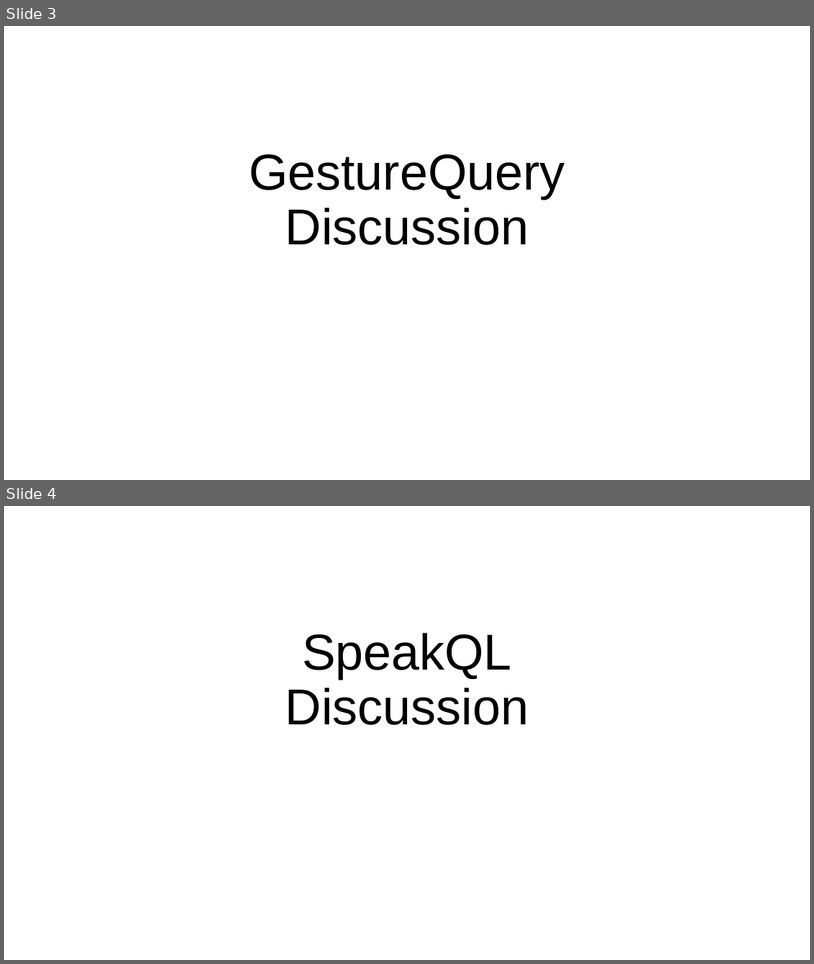
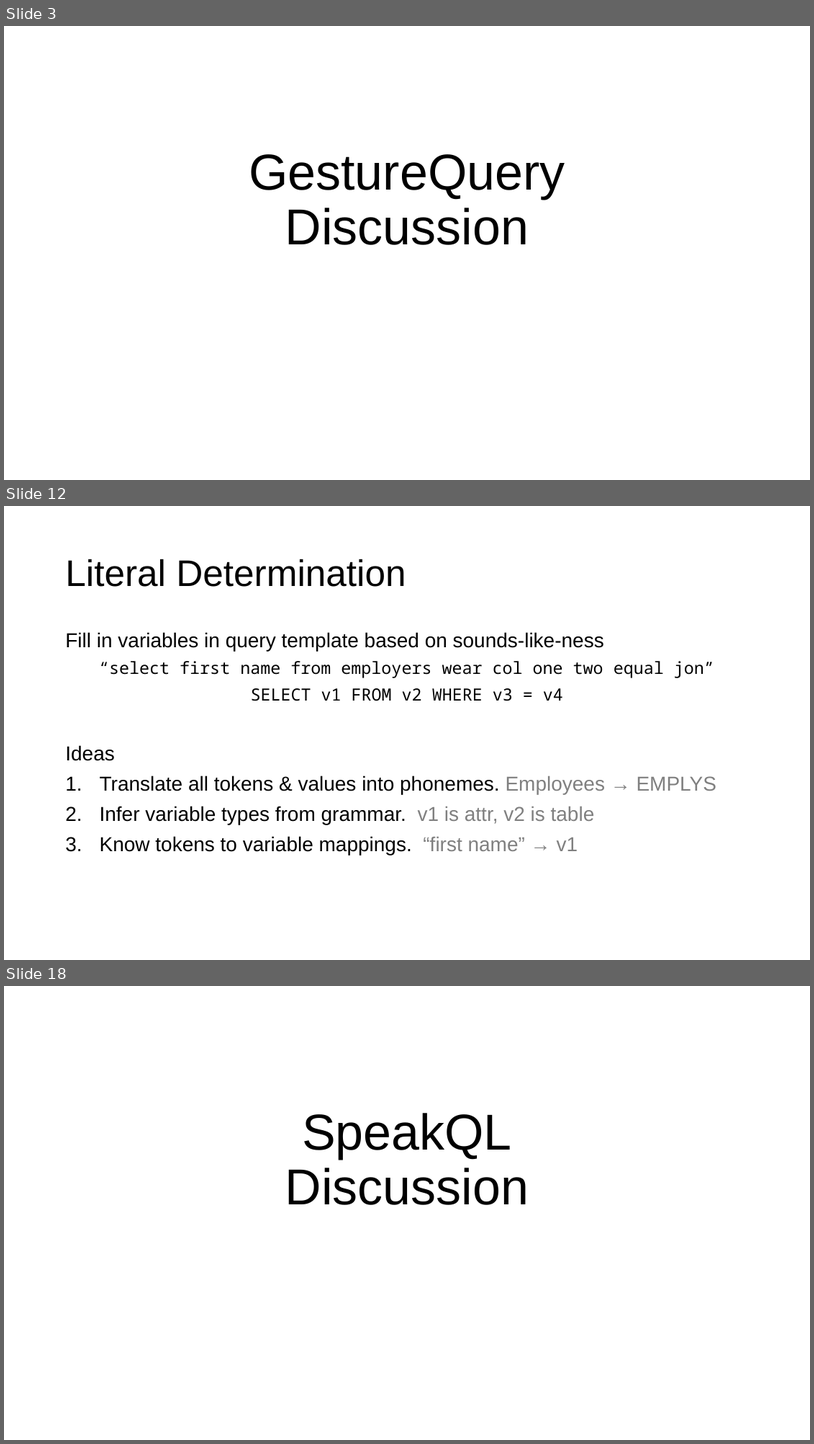
Before and after one commit to columbiaviz/columbiaviz.github.io, a slide deck: 2020s_w6998/lecs/08_modalities.pptx. Shown one above the other, each under a label of ours: slides 3 and 4 before the commit, slides 3, 12 and 18 after it; the slides between them are not shown. The pictures are 814x964 and 814x1444 pixels, drawn with LibreOffice and Linux fonts; fonts in the diff are those of the drawing. Boxes give left, top, right and bottom in pixels: in the first picture for what was removed or moved away, otherwise in the second. Text is boxed around its words. In the diff, an @@ line names an element or a change of style, - is before the commit and + after.

```diff
--- a/2020s_w6998/lecs/08_modalities.pptx
+++ b/2020s_w6998/lecs/08_modalities.pptx
@@ slide 12 added at box(4, 506, 810, 960), background #FFFFFF @@
@@ title added at box(65, 559, 406, 587), 44 pt, text #000000 @@
+Literal Determination
@@ text added at box(65, 632, 717, 854), 24 pt, text #000000 @@
+Fill in variables in query template based on sounds-like-ness
+“select first name from employers wear col one two equal jon”
+SELECT v1 FROM v2 WHERE v3 = v4
+Ideas
+1. Translate all tokens & values into phonemes. Employees → EMPLYS
+2. Infer variable types from grammar. v1 is attr, v2 is table
+3. Know tokens to variable mappings. “first name” → v1
@@ what was slide 4 is now slide 18 @@
```
Also in this commit, not shown: 1 slide changed, 16 other slides added.
